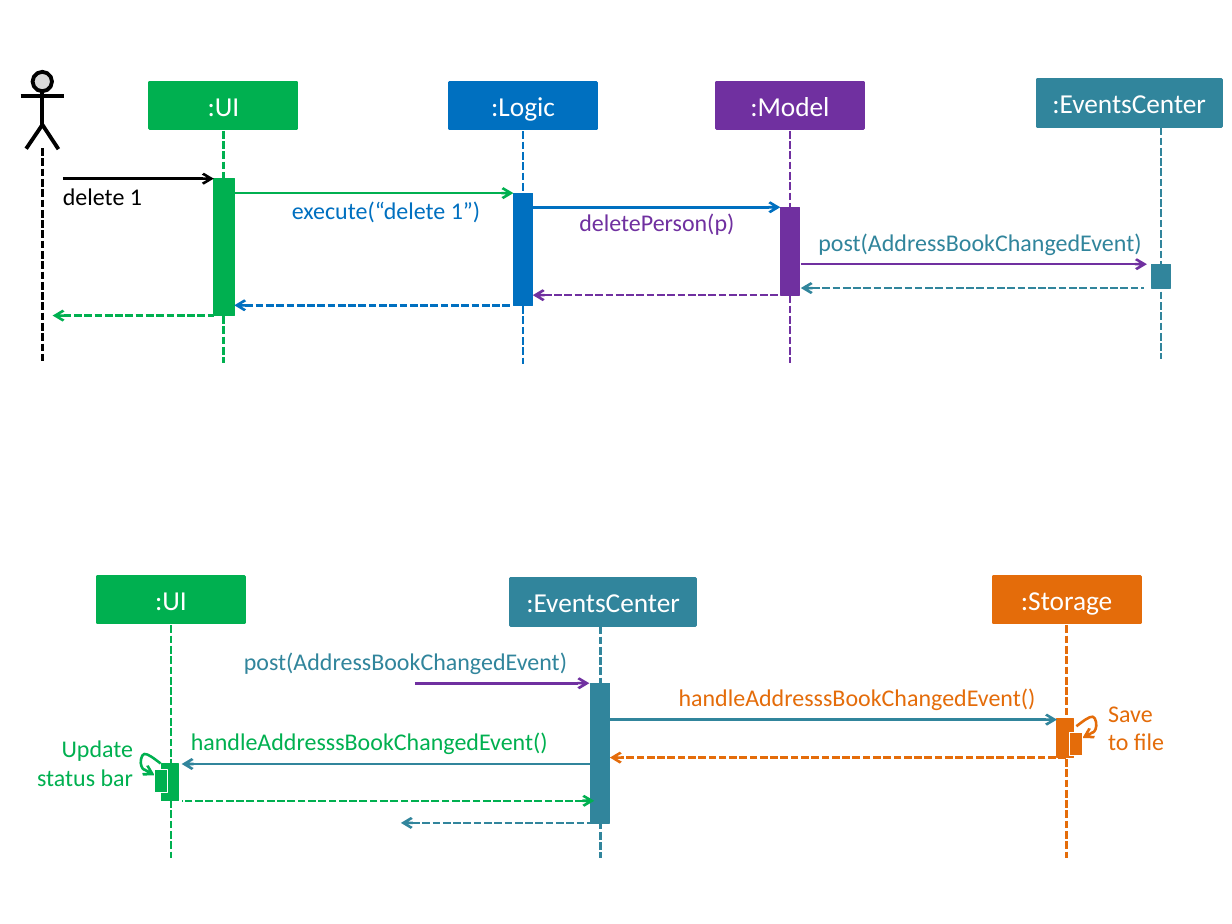
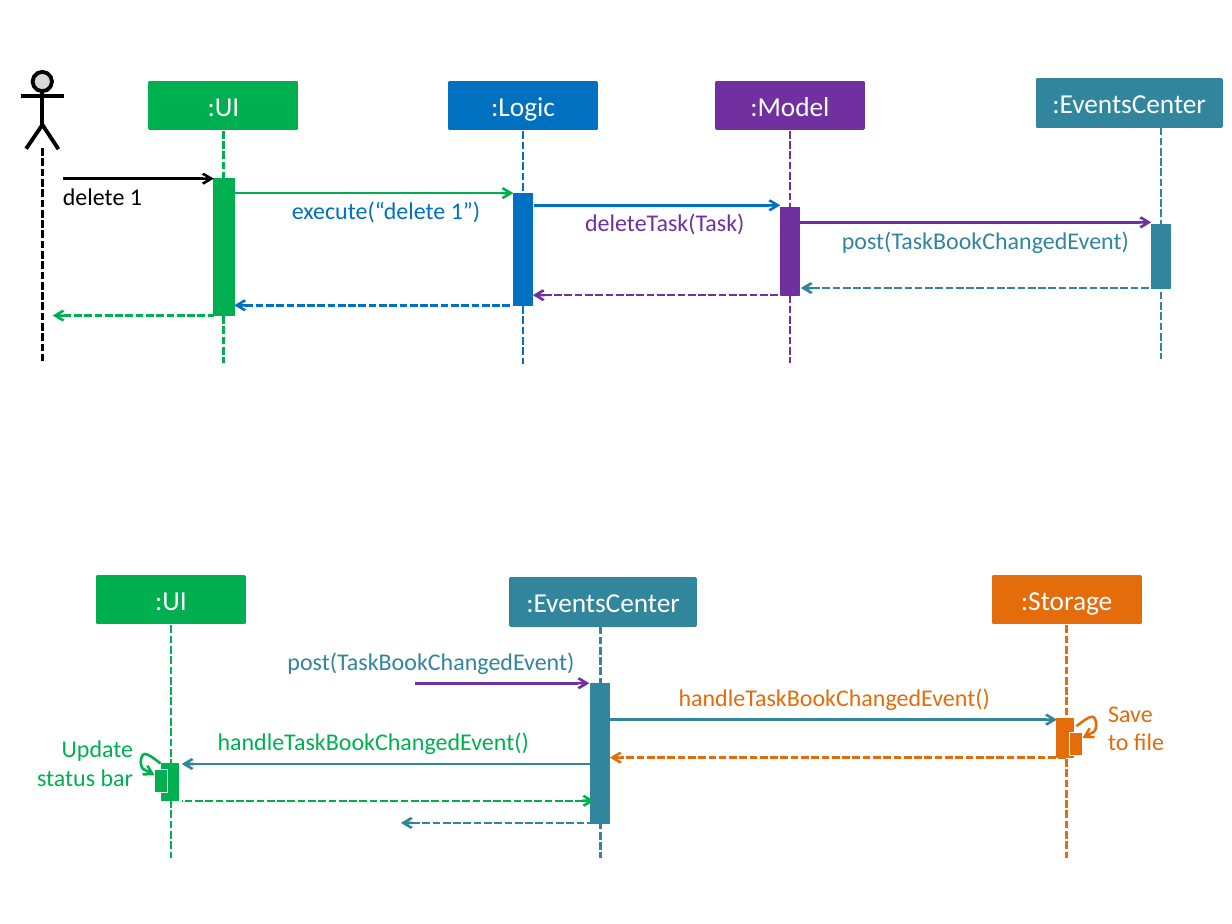
Before and after one commit to yogamurti/main, a slide deck: slide 1 of docs/diagrams/HighLevelSequenceDiagrams.pptx. Drawn at 1232x924 pixels with LibreOffice and Linux fonts; fonts in the diff are those of the drawing. Boxes give left, top, right and bottom in pixels: in the first picture for what was removed or moved away, otherwise in the second. Text is boxed around its words. In the diff, an @@ line names an element or a change of style, - is before the commit and + after.

Commit message:
Update addressbook legacy description

```diff
--- a/docs/diagrams/HighLevelSequenceDiagrams.pptx
+++ b/docs/diagrams/HighLevelSequenceDiagrams.pptx
@@ text at (585, 213, 744, 234): text changed @@
-deletePerson(p)
+deleteTask(Task)
@@ arrow moved from (801, 264) - (1147, 264) to (800, 222) - (1151, 222) @@
@@ text at (842, 231, 1129, 253): text changed @@
-post(AddressBookChangedEvent)
+post(TaskBookChangedEvent)
@@ rectangle: place and size @@
-rectangle at (1151, 264, 1170, 287)
+rectangle at (1151, 225, 1170, 288)
@@ arrow moved from (801, 288) - (1145, 288) to (801, 288) - (1161, 288) @@
@@ text at (287, 652, 574, 674): text changed @@
-post(AddressBookChangedEvent)
+post(TaskBookChangedEvent)
@@ text at (679, 688, 990, 710): text changed @@
-handleAddresssBookChangedEvent()
+handleTaskBookChangedEvent()
@@ text at (218, 732, 529, 754): text changed @@
-handleAddresssBookChangedEvent()
+handleTaskBookChangedEvent()
```
Also in this commit, not shown: 4 other files.
